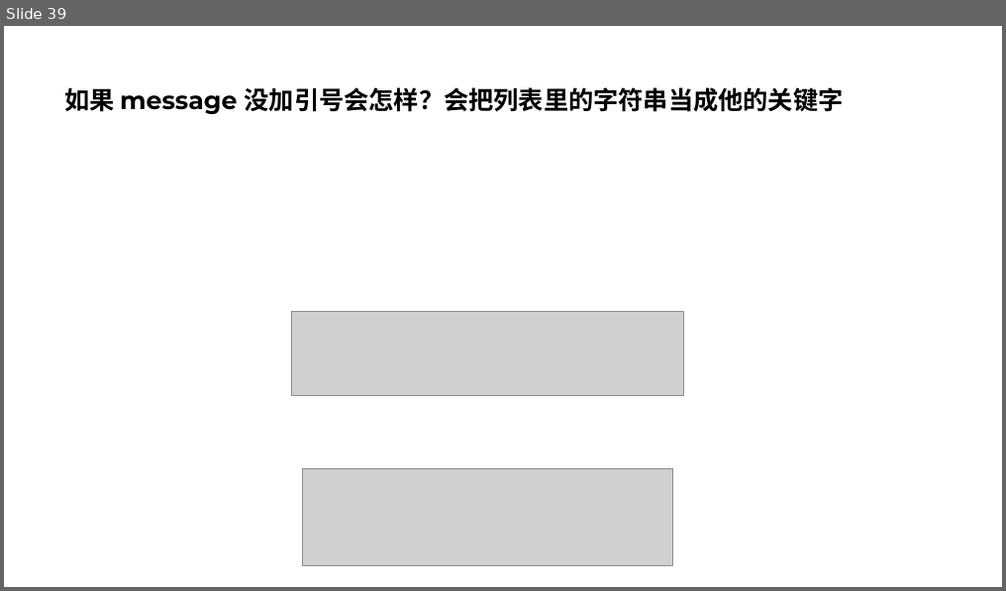
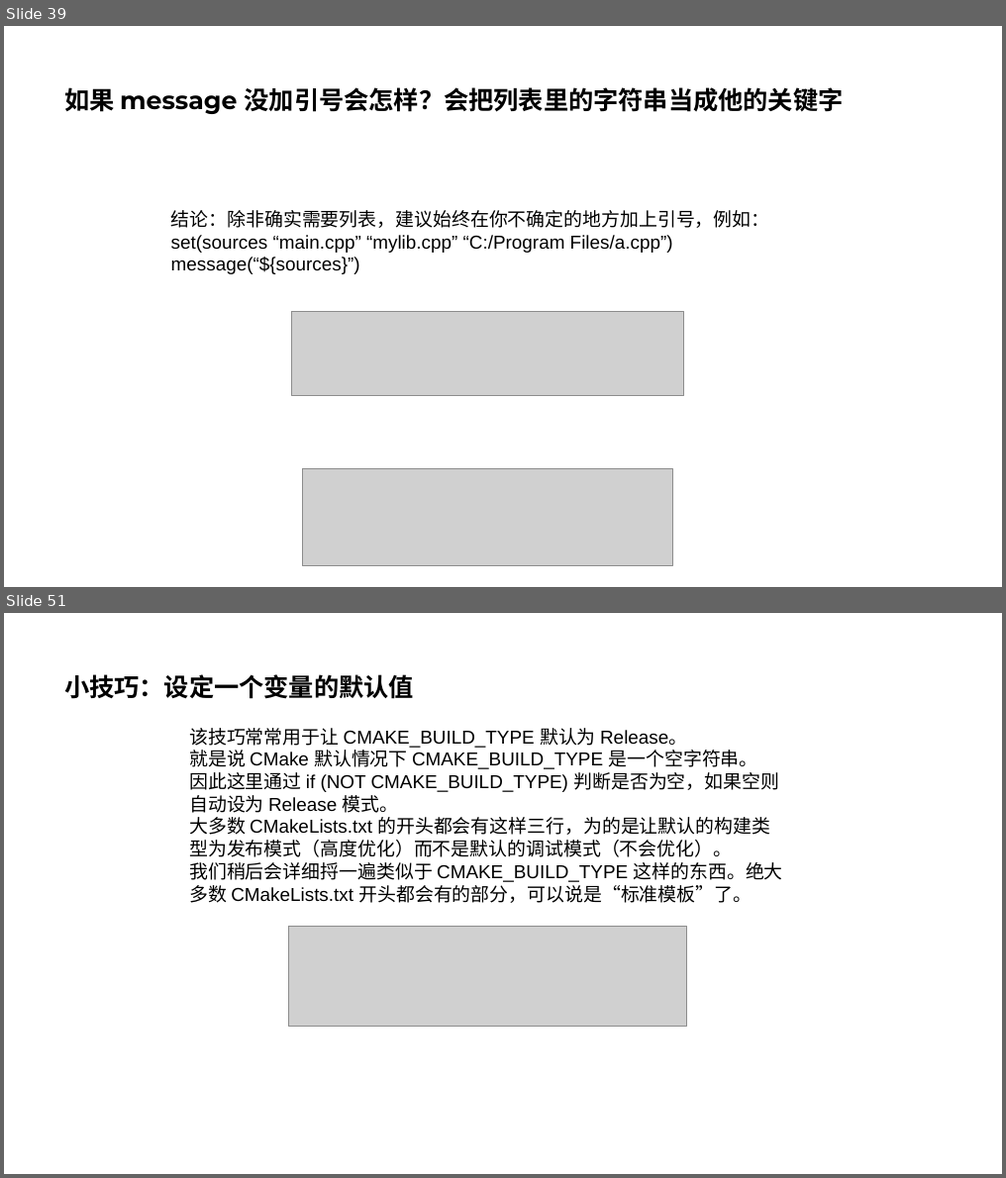
Before and after one commit to parallel101/course, a slide deck: 11/slides.pptx. Shown one above the other, each under a label of ours: slide 39 before the commit, slides 39 and 51 after it; the slides between them are not shown. The pictures are 1006x591 and 1006x1178 pixels, drawn with LibreOffice and Linux fonts; fonts in the diff are those of the drawing; grey boxes stand for pictures. Boxes give left, top, right and bottom in pixels: in the first picture for what was removed or moved away, otherwise in the second. Text is boxed around its words. In the diff, an @@ line names an element or a change of style, - is before the commit and + after.

```diff
--- a/11/slides.pptx
+++ b/11/slides.pptx
@@ slide 51 added at (4, 613, 1002, 1174), background #FFFFFF @@
@@ title added at (64, 674, 414, 699), 24 pt, text #000000, bold @@
+小技巧：设定一个变量的默认值
@@ text added at (189, 728, 783, 903), 18 pt, text #000000 @@
+该技巧常常用于让 CMAKE_BUILD_TYPE 默认为 Release。
+就是说 CMake 默认情况下 CMAKE_BUILD_TYPE 是一个空字符串。
+因此这里通过 if (NOT CMAKE_BUILD_TYPE) 判断是否为空，如果空则自动设为 Release 模式。
+大多数 CMakeLists.txt 的开头都会有这样三行，为的是让默认的构建类型为发布模式（高度优化）而不是默认的调试模式（不会优化）。
+我们稍后会详细捋一遍类似于 CMAKE_BUILD_TYPE 这样的东西。绝大多数 CMakeLists.txt 开头都会有的部分，可以说是“标准模板”了。
@@ picture added at (288, 927, 687, 1027) @@
@@ slide 39 changed as well @@
@@ text added at (171, 210, 770, 274), 18 pt, text #000000 @@
+结论：除非确实需要列表，建议始终在你不确定的地方加上引号，例如：
+set(sources “main.cpp” “mylib.cpp” “C:/Program Files/a.cpp”)
+message(“${sources}”)
```
Also in this commit, not shown: 1 other slide changed, 17 other slides added, 28 other files.
